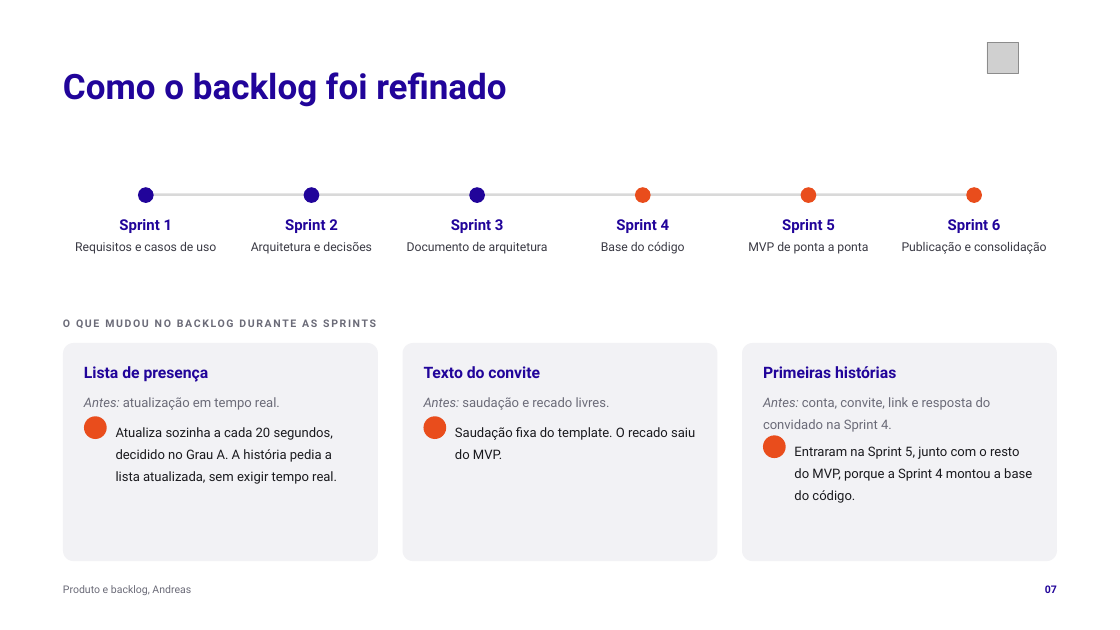
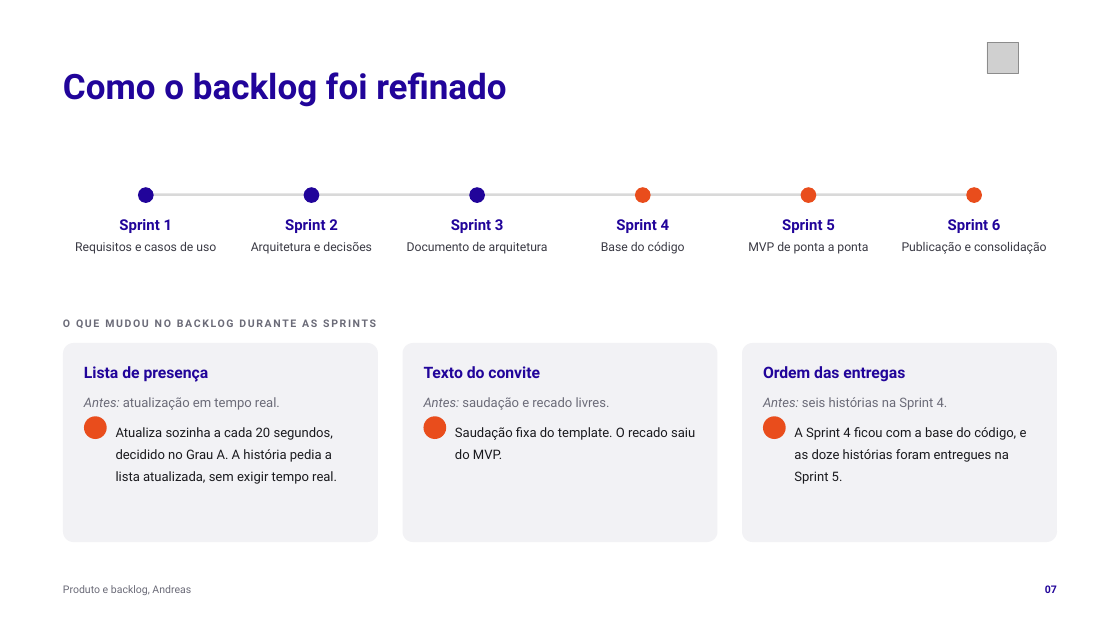
Before and after one commit to tcpassos/invite-app, a slide deck: slide 7 of trabalhos/T4-Pitch-Final.pptx. Drawn at 1120x630 pixels with LibreOffice and Linux fonts; fonts in the diff are those of the drawing; grey boxes stand for pictures; background and template pictures are left out. Boxes give left, top, right and bottom in pixels: in the first picture for what was removed or moved away, otherwise in the second. Text is boxed around its words. In the diff, an @@ line names an element or a change of style, - is before the commit and + after.

```diff
--- a/trabalhos/T4-Pitch-Final.pptx
+++ b/trabalhos/T4-Pitch-Final.pptx
@@ rounded rectangle resized from (x1=742, y1=343, x2=1057, y2=561) to (x1=742, y1=343, x2=1057, y2=542) @@
@@ rounded rectangle at (x1=742, y1=343, x2=1057, y2=542): proportions changed @@
@@ text at (x1=763, y1=366, x2=905, y2=382): text changed @@
-Primeiras histórias
+Ordem das entregas
@@ ellipse moved from (x1=763, y1=435, x2=786, y2=458) to (x1=763, y1=417, x2=786, y2=439) @@
@@ text at (x1=763, y1=397, x2=948, y2=410): text changed @@
-Antes: conta, convite, link e resposta do convidado na Sprint 4.
+Antes: seis histórias na Sprint 4.
@@ text at (x1=794, y1=427, x2=1027, y2=484): text changed @@
-Entraram na Sprint 5, junto com o resto do MVP, porque a Sprint 4 montou a base do código.
+A Sprint 4 ficou com a base do código, e as doze histórias foram entregues na Sprint 5.
```
Also in this commit, not shown: 4 other files.
